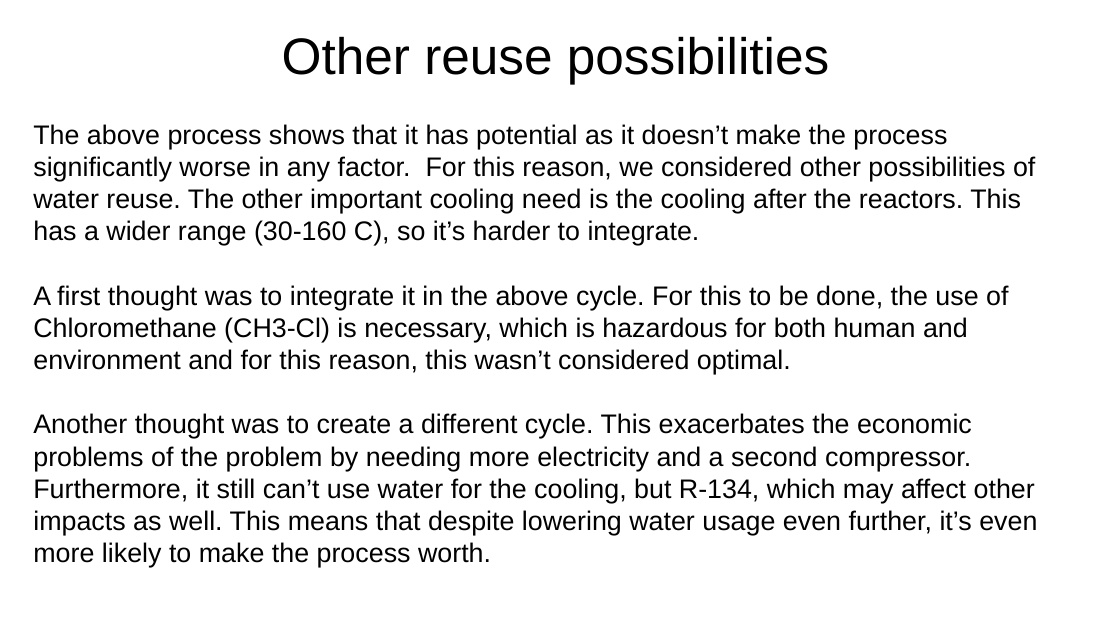
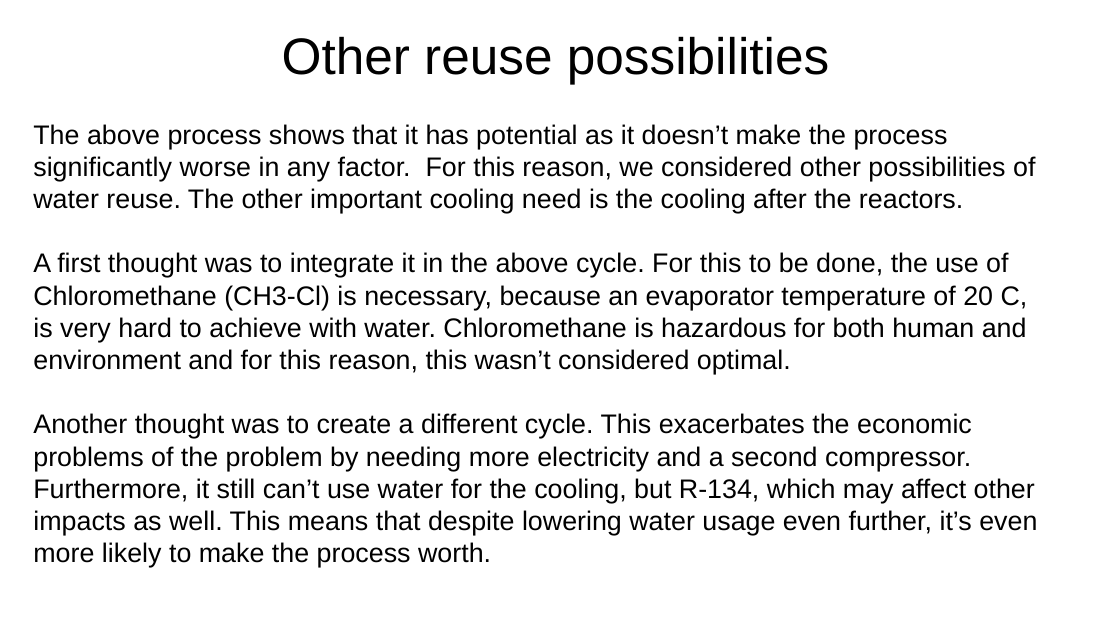
Before and after one commit to Vidianos-Giannitsis/Process-Design, a slide deck: slide 24 of LCA/cyclopentanone_olive_kernel_lca_presentation.pptx (slide 23 before the commit). Drawn at 1120x630 pixels with LibreOffice and Linux fonts; fonts in the diff are those of the drawing. Boxes give left, top, right and bottom in pixels: in the first picture for what was removed or moved away, otherwise in the second. Text is boxed around its words. In the diff, an @@ line names an element or a change of style, - is before the commit and + after.

```diff
--- a/LCA/cyclopentanone_olive_kernel_lca_presentation.pptx
+++ b/LCA/cyclopentanone_olive_kernel_lca_presentation.pptx
@@ text at [33, 124, 1035, 374]: text changed @@
-The above process shows that it has potential as it doesn’t make the process significantly worse in any factor. For this reason, we considered other possibilities of water reuse. The other important cooling need is the cooling after the reactors. This has a wider range (30-160 C), so it’s harder to integrate.
-A first thought was to integrate it in the above cycle. For this to be done, the use of Chloromethane (CH3-Cl) is necessary, which is hazardous for both human and environment and for this reason, this wasn’t considered optimal.
+The above process shows that it has potential as it doesn’t make the process significantly worse in any factor. For this reason, we considered other possibilities of water reuse. The other important cooling need is the cooling after the reactors.
+A first thought was to integrate it in the above cycle. For this to be done, the use of Chloromethane (CH3-Cl) is necessary, because an evaporator temperature of 20 C, is very hard to achieve with water. Chloromethane is hazardous for both human and environment and for this reason, this wasn’t considered optimal.
```
Also in this commit, not shown: 2 other slides changed, 2 slides added, 1 slide removed, 15 other files.
